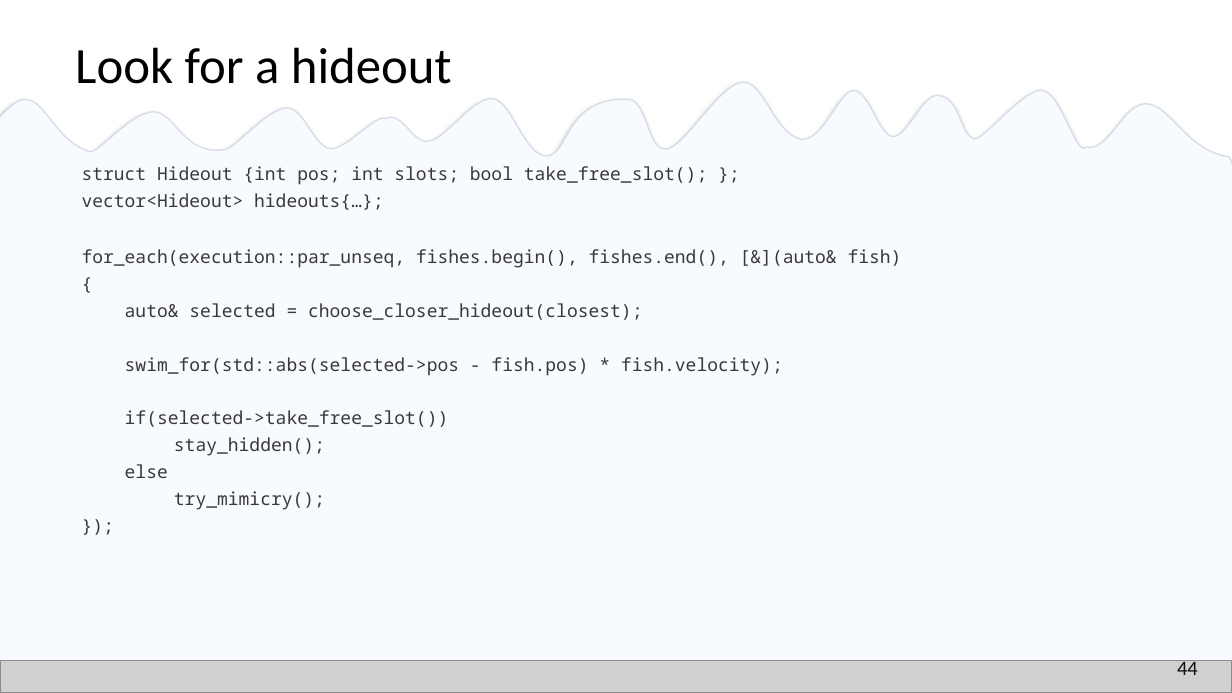
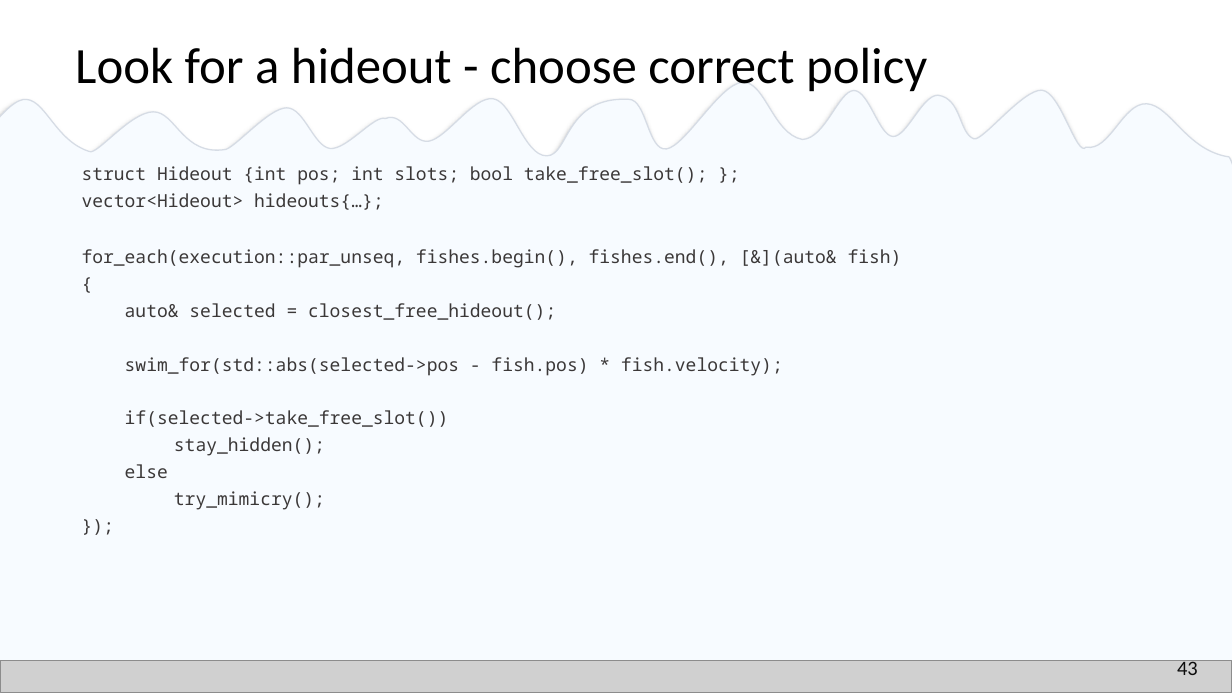
Before and after one commit to EmptySquareBubble/StoriesFromAParallelUniverse-, a slide deck: slide 44 of stories_from_a_paralel_universe.pptx (slide 45 before the commit). Drawn at 1232x693 pixels with LibreOffice and Linux fonts; fonts in the diff are those of the drawing; grey boxes stand for pictures. Boxes give left, top, right and bottom in pixels: in the first picture for what was removed or moved away, otherwise in the second. Text is boxed around its words. In the diff, an @@ line names an element or a change of style, - is before the commit and + after.

```diff
--- a/stories_from_a_paralel_universe.pptx
+++ b/stories_from_a_paralel_universe.pptx
@@ title at (75,47,927,95): text changed @@
-Look for a hideout
+Look for a hideout - choose correct policy
@@ text at (125,303,556,320): text changed @@
-auto& selected = choose_closer_hideout(closest);
+auto& selected = closest_free_hideout();
@@ page number at (1177,658,1198,675): text changed @@
-44
+43
```
Also in this commit, not shown: 4 other slides changed, 1 slide removed.
